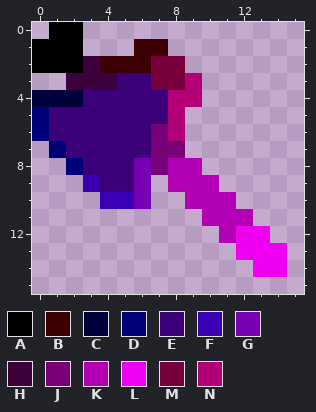
Pixel-art sprite, stored at assets/cubyz/tools/axe.png. The first picture shows the starting point.
The file is 16x16 pixels.
Palette (. is transparent): A #000000  B #3c0000  C #00003c  D #000078  E #3c0078  F #3c00b4  G #7800b4  H #3c003c  J #780078  K #b400b4  L #f000f0  M #78003c  N #b40078
Pixels before, first column x 0:
 0 .AA............
 1 AAA...BB.......
 2 AAAHBBBMM......
 3 ..HHHEEMMN.....
 4 CCCEEEEENN.....
 5 DEEEEEEEN......
 6 DEEEEEEJN......
 7 .DEEEEEJJ......
 8 ..DEEEGJKK.....
 9 ...FEEG.KKK....
10 ....FFG..KKK...
11 ..........KKK..
12 ...........KLL.
13 ............LLL
14 .............LL
After:
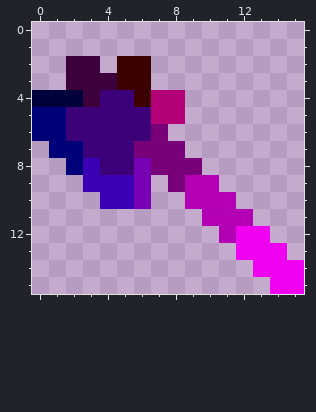
The edit:
Changed rows in their new state; - is an unchanged pixel.
first column x 0:
 0 -..-------
 1 ...---..--
 2 ..H-.--..-
 3 -----BB...
 4 ---H--BN-.
 5 -D-----N--
 6 -D------.-
 7 --D---J---
 8 ---F----JJ
 9 ----FF--J-
first column x 14:
14 -L
15 LL
Changed places in both pictures, as pixel boxes (x1, y1, x2, y2):
changed: (32, 22, 202, 192)
added: (270, 260, 304, 294)
